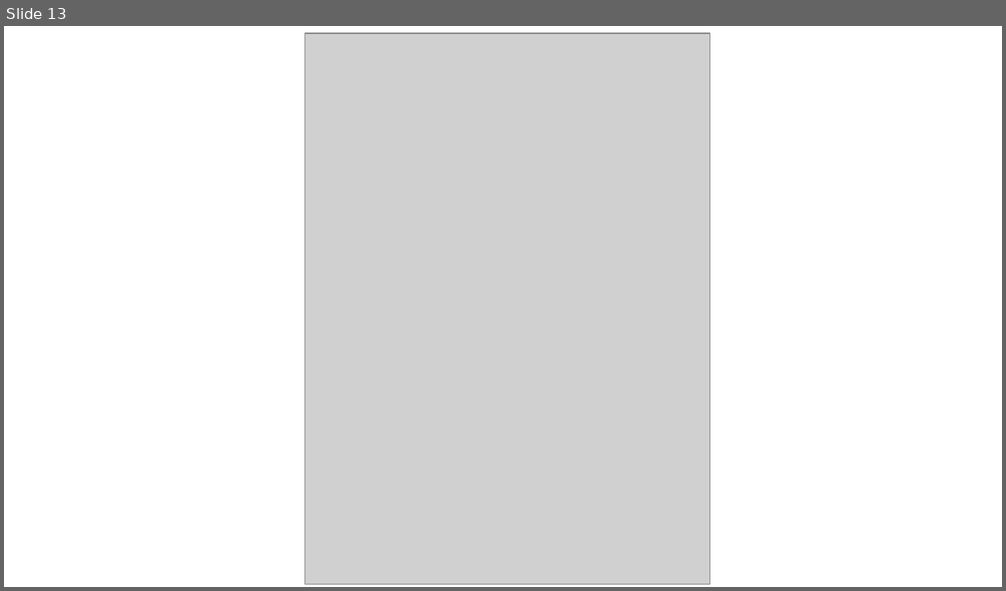
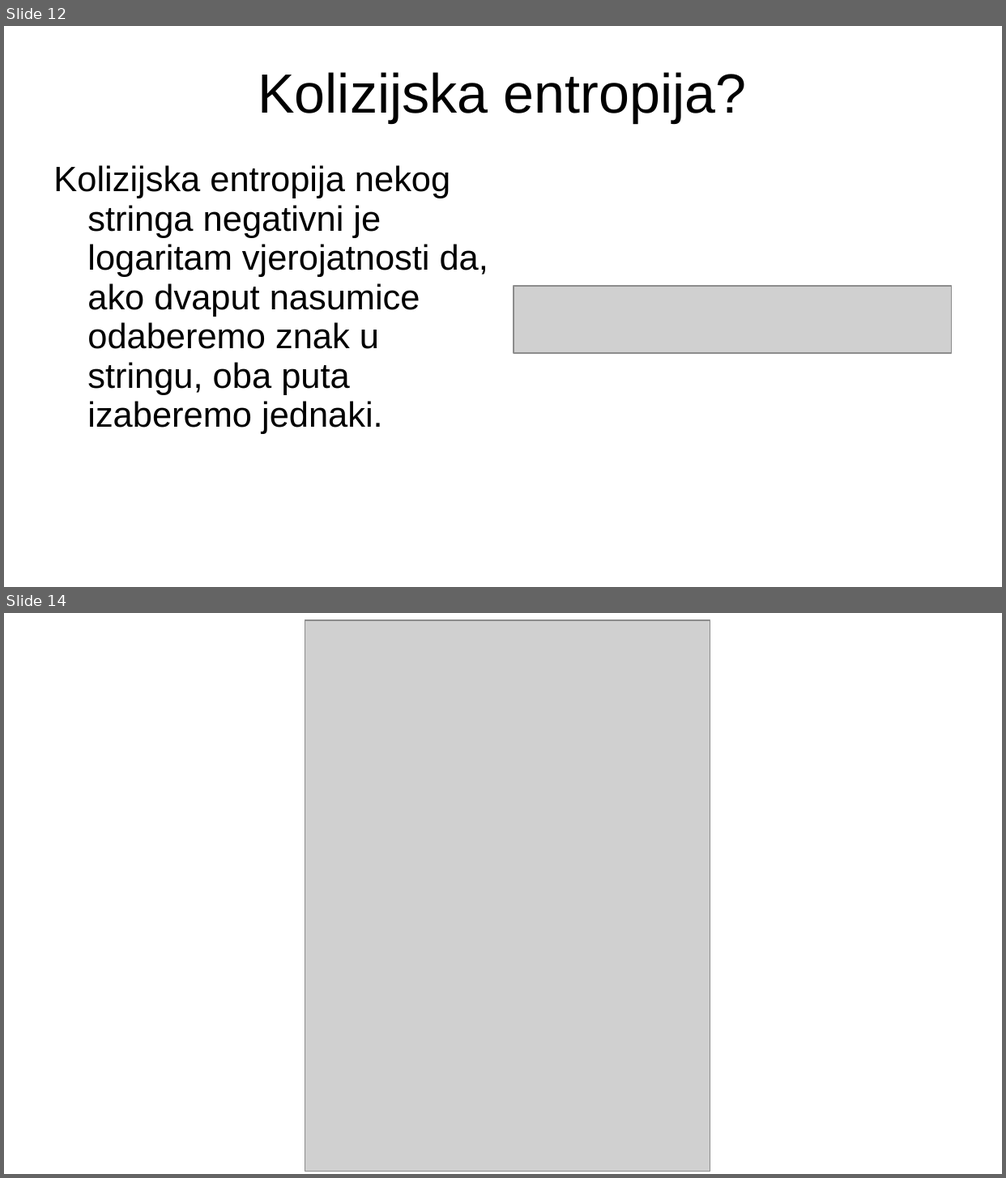
Before and after one commit to FlatAssembler/FlatAssembler.github.io, a slide deck: Karasica.ppt. Shown one above the other, each under a label of ours: slide 13 before the commit, slides 12 and 14 after it; the slides between them are not shown. The pictures are 1006x591 and 1006x1178 pixels, drawn with LibreOffice and Linux fonts; fonts in the diff are those of the drawing; grey boxes stand for pictures. Boxes give left, top, right and bottom in pixels: in the first picture for what was removed or moved away, otherwise in the second. Text is boxed around its words. In the diff, an @@ line names an element or a change of style, - is before the commit and + after.

```diff
--- a/Karasica.ppt
+++ b/Karasica.ppt
@@ slide 12 added at (4,26,1002,587), background #FFFFFF @@
@@ title added at (258,72,747,123), 44 pt, text #000000 @@
+Kolizijska entropija?
@@ text added at (53,165,488,434), 28 pt, text #000000 @@
+Kolizijska entropija nekog stringa negativni je logaritam vjerojatnosti da, ako dvaput nasumice odaberemo znak u stringu, oba puta izaberemo jednaki.
@@ picture added at (513,286,953,353) @@
@@ what was slide 13 is now slide 14 @@
```
Also in this commit, not shown: 2 slides changed.
